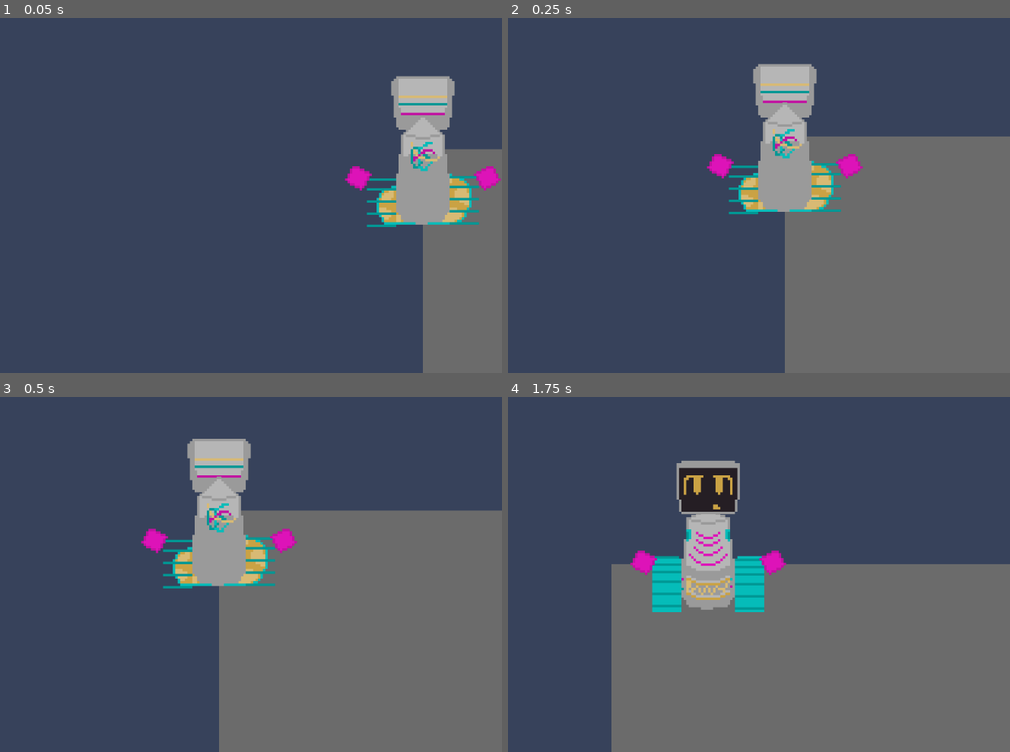
Above: before the commit, frames 1-4 (two rows, left to right).
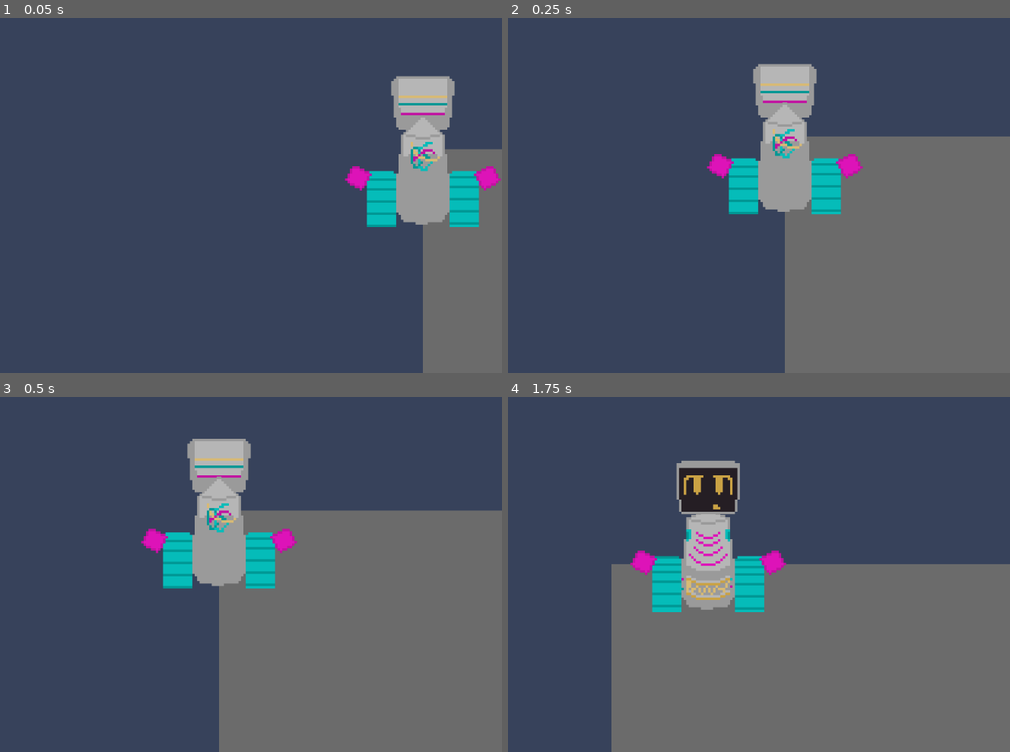
Above: after the commit, the same moments.

Repository: Kustardd/astra
Game: Godot game, scene res://scenes/world.tscn
The game is run twice, just before and just after one commit, with the same random seed, the same clock (stepped at 60 frames per second) and the same inputs.
Inputs:
- Up to frame 1 (0.05 s): no input
- Up to frame 2 (0.25 s): no input
- Up to frame 3 (0.5 s): no input
- Up to frame 4 (1.75 s): hold D (right) 0.53-1.28 s; hold W (front) 0.53-1.28 s; hold S (back) from 1.28 s (still down); tap W (front) at 1.35 s

The runs differ from the first frame. In frame 1, 1.5% of the frame differs, in the area x 73-96%, y 43-59%; in frame 2, 1.5%; in frame 3, 1.5%, in the area x 32-55%, y 38-54%; in frame 4, nothing differs.

Commit message:
fixed animation bug for save and loading

Diff:
--- a/astra/astra.gd
+++ b/astra/astra.gd
@@ -31,13 +31,6 @@
 
 
 var moving:= false
-
-enum Direction {
-	Left,
-	Right,
-	Back,
-	Front
-}
 
 func _process(_delta: float) -> void:
 	if og_direction == true:
@@ -96,6 +89,7 @@
 		else: treads.play("Right_Move")
 	else:
 		if movement_direction == "front" or movement_direction == "back":
+			treads.play("Front")
 			treads.stop()
 		elif movement_direction == "left":
 			treads.play("Left_Stop")
--- a/astra/astra.tscn
+++ b/astra/astra.tscn
@@ -414,7 +414,7 @@
 
 [node name="StateMachine" type="Node" parent="." unique_id=1493842196 node_paths=PackedStringArray("initial_state")]
 script = ExtResource("5_3dd3b")
-initial_state = NodePath("AstraIdle")
+initial_state = NodePath("AstraMove")
 metadata/_custom_type_script = "uid://dxunlgjrq6v4t"
 
 [node name="AstraMove" type="Node" parent="StateMachine" unique_id=1927947396]
